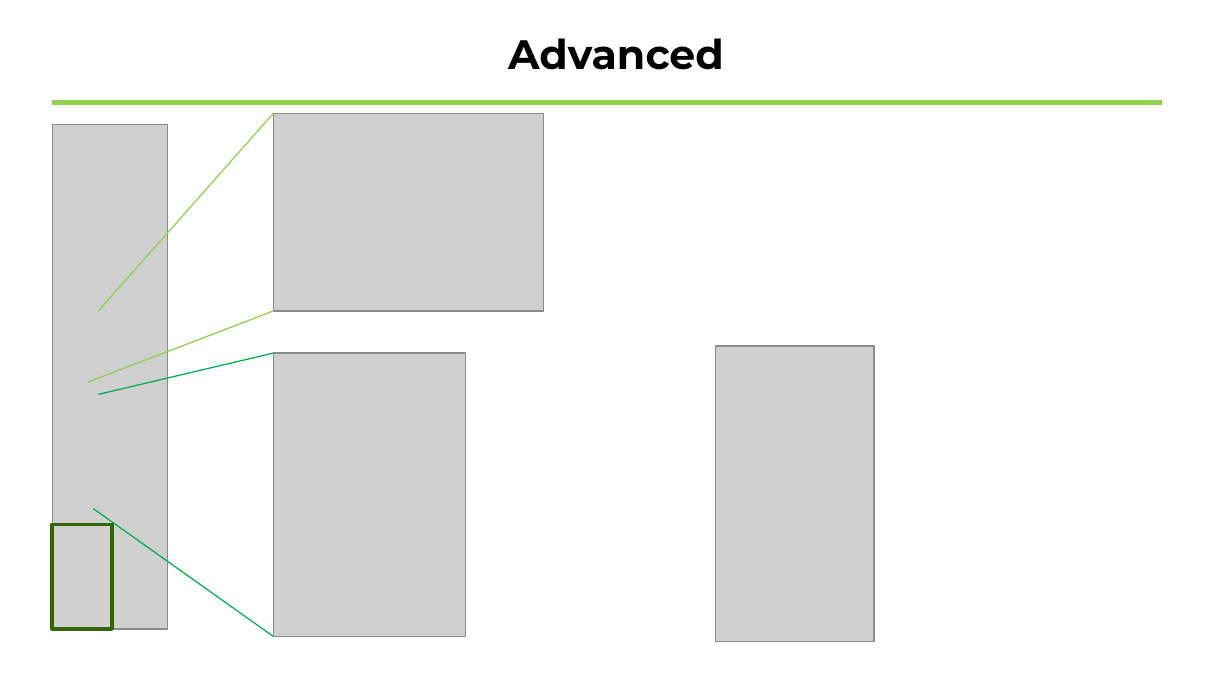
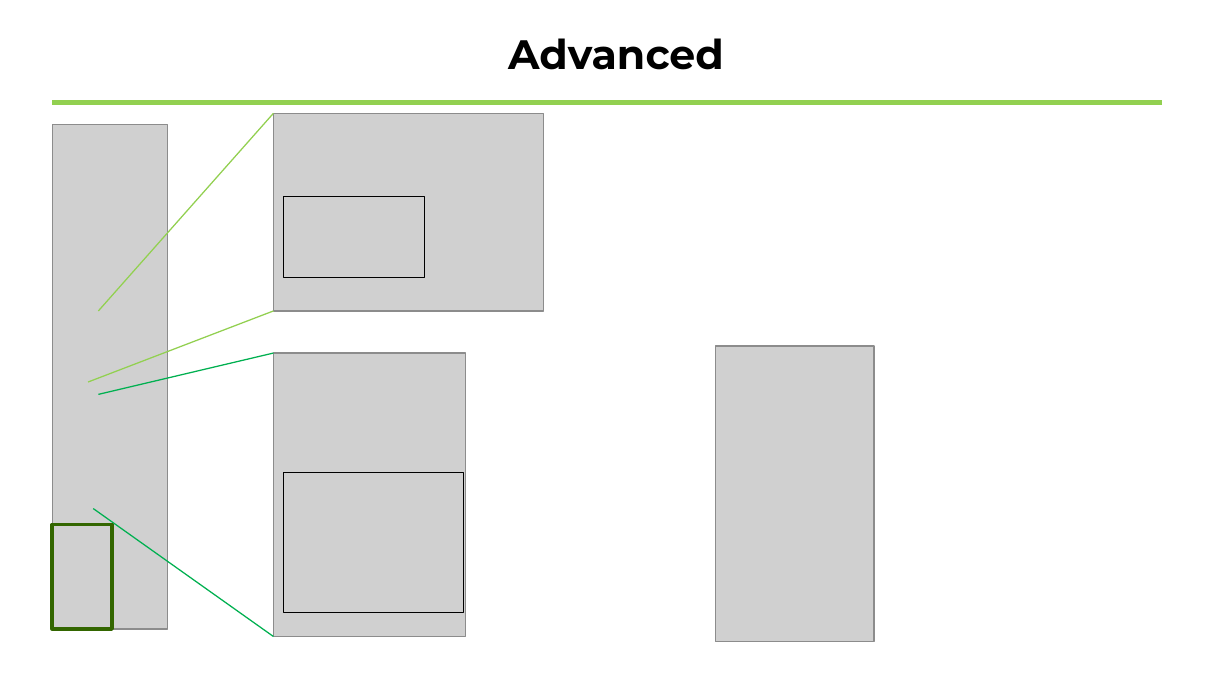
Before and after one commit to sewonpark-sec/SSL-Seminar, a slide deck: slide 13 of 11_Use_After_Free.pptx (slide 15 before the commit). Drawn at 1232x693 pixels with LibreOffice and Linux fonts; fonts in the diff are those of the drawing; grey boxes stand for pictures. Boxes give left, top, right and bottom in pixels: in the first picture for what was removed or moved away, otherwise in the second. Text is boxed around its words. In the diff, an @@ line names an element or a change of style, - is before the commit and + after.

```diff
--- a/11_Use_After_Free.pptx
+++ b/11_Use_After_Free.pptx
@@ rectangle added at (283,196,424,277), outline #000000 0.25 pt @@
@@ rectangle added at (283,472,463,612), outline #000000 0.25 pt @@
```
Also in this commit, not shown: 9 other slides changed, 4 slides added, 9 slides removed.
